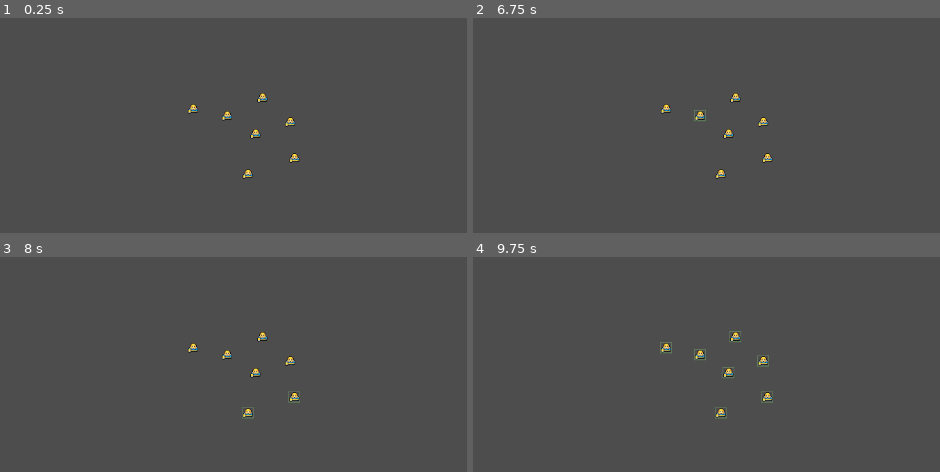
Above: before the commit, frames 1-4 (two rows, left to right).
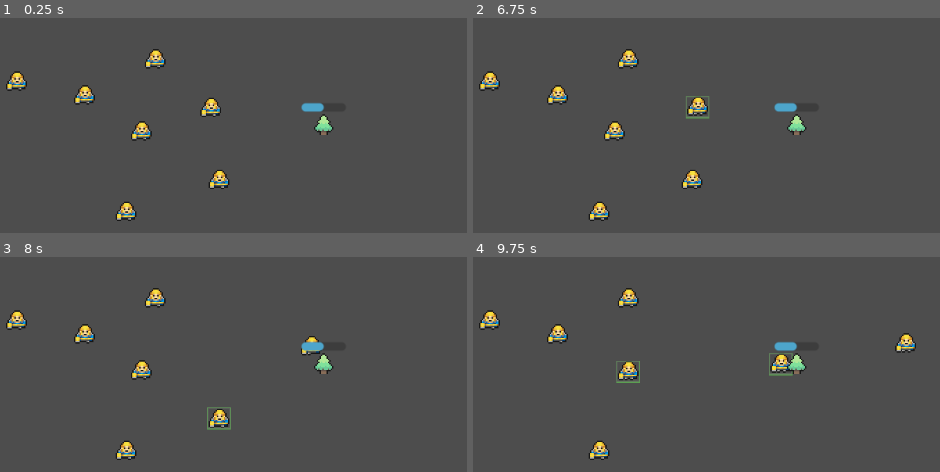
Above: after the commit, the same moments.

Repository: Nordtwig/project-kumquat
Game: Godot game, scene res://world.tscn
Two runs of this game, one before a commit and one after it. Both use one fixed random seed, a clock stepped at 60 frames per second and the inputs below.
Inputs (mouse positions are in pixels of both pictures, inside the frame that each line leads up to):
- Up to frame 1 (0.25 s): no input
- Up to frame 2 (6.75 s): tap Enter at 0.5, 5 s; drag from (729, 136) to (921, 37) at 0.52 s; drag from (762, 123) to (804, 226) at 1.27 s; move the mouse to (734, 99) at 2.02 s; hold Right mouse button (RightClick, bound only after the commit) 2.03-2.75 s; click (734, 99) at 2.17 s; tap Space at 2.75, 5.75 s; drag from (664, 110) to (603, 69) at 2.77 s; drag from (701, 116) to (883, 136) at 3.52 s; drag from (720, 174) to (720, 24) at 4.27 s; move the mouse to (767, 159) at 5.02 s; hold Right mouse button (RightClick, bound only after the commit) 5.03-5.75 s; click (767, 159) at 5.17 s; drag from (720, 24) to (683, 159) at 5.77 s; move the mouse to (outside the picture) at 6.52 s; hold Right mouse button (RightClick, bound only after the commit) from 6.53 s (still down); click (outside the picture) at 6.67 s
- Up to frame 3 (8 s): release Right mouse button (RightClick, bound only after the commit) at 7.25 s; drag from (210, 398) to (331, 465) at 7.27 s
- Up to frame 4 (9.75 s): move the mouse to (921, 276) at 8.02 s; hold Right mouse button (RightClick, bound only after the commit) 8.03-8.75 s; click (921, 276) at 8.1 s; drag from (804, 465) to (603, 308) at 8.77 s; move the mouse to (outside the picture) at 9.52 s; hold Right mouse button (RightClick, bound only after the commit) from 9.53 s (still down); click (outside the picture) at 9.67 s

The runs differ from the first frame. In frame 1, 2.8% of the frame differs, in the area x 1-72%, y 14-95%; in frame 2, 2.9%; in frame 3, 2.9%; in frame 4, 3.3%, in the area x 1-95%, y 14-95%.

Commit message:
make unit move and create tree scene

Diff:
--- a/project.godot
+++ b/project.godot
@@ -26,6 +26,11 @@
 "events": [Object(InputEventMouseButton,"resource_local_to_scene":false,"resource_name":"","device":-1,"window_id":0,"a …(256 unchanged characters)…
 ]
 }
+RightClick={
+"deadzone": 0.5,
+"events": [Object(InputEventMouseButton,"resource_local_to_scene":false,"resource_name":"","device":-1,"window_id":0,"alt_pressed":false,"shift_pressed":false,"ctrl_pressed":false,"meta_pressed":false,"button_mask":2,"position":Vector2(93, 6),"global_position":Vector2(97, 47),"factor":1.0,"button_index":2,"canceled":false,"pressed":true,"double_click":false,"script":null)
+]
+}
 
 [rendering]
 
--- /dev/null
+++ b/tree.gd
@@ -0,0 +1,14 @@
+extends StaticBody2D
+
+
+func _ready() -> void:
+	$ChopArea.body_entered.connect(on_chop_area_body_entered)
+	$ChopArea.body_exited.connect(on_chop_area_body_exited)
+
+
+func on_chop_area_body_entered(body) -> void:
+	print(body.name + " entered")
+
+
+func on_chop_area_body_exited(body) -> void:
+	print(body.name + " left")
--- /dev/null
+++ b/tree.tscn
@@ -0,0 +1,46 @@
+[gd_scene load_steps=6 format=3 uid="uid://x0jugqtqjcsa"]
+
+[ext_resource type="Texture2D" uid="uid://dyvkhmuqlf4ip" path="res://assets/MiniWorldSprites/Nature/PineTrees.png" id="1_0oh2l"]
+[ext_resource type="Script" path="res://tree.gd" id="1_dsb88"]
+
+[sub_resource type="RectangleShape2D" id="RectangleShape2D_xnog0"]
+size = Vector2(8, 3)
+
+[sub_resource type="CircleShape2D" id="CircleShape2D_ib0ra"]
+
+[sub_resource type="StyleBoxFlat" id="StyleBoxFlat_374ie"]
+bg_color = Color(0.301961, 0.647059, 0.796078, 1)
+corner_radius_top_left = 5
+corner_radius_top_right = 5
+corner_radius_bottom_right = 5
+corner_radius_bottom_left = 5
+
+[node name="Tree" type="StaticBody2D"]
+script = ExtResource("1_dsb88")
+
+[node name="PineTrees" type="Sprite2D" parent="."]
+position = Vector2(0, -8)
+texture = ExtResource("1_0oh2l")
+hframes = 3
+frame = 1
+
+[node name="CollisionShape2D" type="CollisionShape2D" parent="."]
+position = Vector2(0, -2.5)
+shape = SubResource("RectangleShape2D_xnog0")
+
+[node name="ChopArea" type="Area2D" parent="."]
+
+[node name="CollisionShape2D" type="CollisionShape2D" parent="ChopArea"]
+position = Vector2(0, -2)
+shape = SubResource("CircleShape2D_ib0ra")
+
+[node name="Timer" type="Timer" parent="."]
+
+[node name="ProgressBar" type="ProgressBar" parent="."]
+offset_left = -16.0
+offset_top = -24.0
+offset_right = 16.0
+offset_bottom = -18.0
+theme_override_styles/fill = SubResource("StyleBoxFlat_374ie")
+value = 50.0
+show_percentage = false
--- a/unit.gd
+++ b/unit.gd
@@ -3,15 +3,41 @@
 
 @export var selected: bool = false
 
+var follow_cursor: bool = false
+var speed: float = 50
 
 @onready var box = get_node("Box")
+@onready var anim = get_node("AnimationPlayer")
+@onready var target: Vector2 = position
 
 
 func _ready() -> void:
 	input_event.connect(on_unit_input_event)
 
 
+func _input(event):
+	if event.is_action_pressed("RightClick"):
+		follow_cursor = true
+	if event.is_action_released("RightClick"):
+		follow_cursor = false
+
+
+func _physics_process(delta) -> void:
+	if follow_cursor:
+		if selected:
+			target = get_global_mouse_position()
+			anim.play("walk_down")
+
+	velocity = position.direction_to(target) * speed
+
+	if position.distance_to(target) > 15:
+		move_and_slide()
+	else:
+		anim.stop()
+
+
 func set_selected(value: bool) -> void:
+	selected = value
 	box.visible = value
 
 
--- a/unit.tscn
+++ b/unit.tscn
@@ -15,7 +15,45 @@
 border_color = Color(0.337255, 0.694118, 0.282353, 1)
 border_blend = true
 
-[node name="Unit" type="CharacterBody2D"]
+[sub_resource type="Animation" id="Animation_e7hpn"]
+resource_name = "walk_down"
+length = 0.5
+loop_mode = 1
+tracks/0/type = "value"
+tracks/0/imported = false
+tracks/0/enabled = true
+tracks/0/path = NodePath("Arthax:frame")
+tracks/0/interp = 1
+tracks/0/loop_wrap = true
+tracks/0/keys = {
+"times": PackedFloat32Array(0, 0.1, 0.2, 0.3, 0.4),
+"transitions": PackedFloat32Array(1, 1, 1, 1, 1),
+"update": 1,
+"values": [0, 1, 2, 3, 4]
+}
+
+[sub_resource type="Animation" id="Animation_6q2q8"]
+length = 0.001
+tracks/0/type = "value"
+tracks/0/imported = false
+tracks/0/enabled = true
+tracks/0/path = NodePath("Arthax:frame")
+tracks/0/interp = 1
+tracks/0/loop_wrap = true
+tracks/0/keys = {
+"times": PackedFloat32Array(0),
+"transitions": PackedFloat32Array(1),
+"update": 1,
+"values": [0]
+}
+
+[sub_resource type="AnimationLibrary" id="AnimationLibrary_4yb3i"]
+_data = {
+"RESET": SubResource("Animation_6q2q8"),
+"walk_down": SubResource("Animation_e7hpn")
+}
+
+[node name="Unit" type="CharacterBody2D" groups=["units"]]
 script = ExtResource("1_6u56j")
 
 [node name="CollisionShape2D" type="CollisionShape2D" parent="."]
@@ -27,6 +65,7 @@
 texture = ExtResource("1_7xjd2")
 hframes = 5
 vframes = 8
+frame = 2
 
 [node name="Box" type="Panel" parent="."]
 visible = false
@@ -35,3 +74,8 @@
 offset_right = 8.0
 offset_bottom = 1.0
 theme_override_styles/panel = SubResource("StyleBoxFlat_qo52u")
+
+[node name="AnimationPlayer" type="AnimationPlayer" parent="."]
+libraries = {
+"": SubResource("AnimationLibrary_4yb3i")
+}
--- a/world.tscn
+++ b/world.tscn
@@ -1,8 +1,9 @@
-[gd_scene load_steps=5 format=3 uid="uid://dq2mlea3xxeg8"]
+[gd_scene load_steps=6 format=3 uid="uid://dq2mlea3xxeg8"]
 
 [ext_resource type="Script" path="res://UI/Camera.gd" id="1_4ttrc"]
 [ext_resource type="Script" path="res://world.gd" id="1_ts3lg"]
 [ext_resource type="PackedScene" uid="uid://dbt4tpe6c1pk" path="res://unit.tscn" id="2_03mtw"]
+[ext_resource type="PackedScene" uid="uid://x0jugqtqjcsa" path="res://tree.tscn" id="4_0vdcy"]
 
 [sub_resource type="StyleBoxFlat" id="StyleBoxFlat_pm86e"]
 bg_color = Color(0.337255, 0.337255, 0.337255, 0.498039)
@@ -20,32 +21,37 @@
 script = ExtResource("1_ts3lg")
 
 [node name="Camera" type="Camera2D" parent="."]
+zoom = Vector2(2, 2)
 script = ExtResource("1_4ttrc")
 
 [node name="UI" type="CanvasLayer" parent="."]
 
 [node name="Panel" type="Panel" parent="UI"]
 theme_override_styles/panel = SubResource("StyleBoxFlat_pm86e")
+metadata/_edit_use_anchors_ = true
 
 [node name="Units" type="Node2D" parent="."]
 
-[node name="Unit" parent="Units" groups=["units"] instance=ExtResource("2_03mtw")]
+[node name="Unit" parent="Units" instance=ExtResource("2_03mtw")]
 position = Vector2(-164, 3)
 
-[node name="Unit2" parent="Units" groups=["units"] instance=ExtResource("2_03mtw")]
+[node name="Unit2" parent="Units" instance=ExtResource("2_03mtw")]
 position = Vector2(-114, -14)
 
-[node name="Unit3" parent="Units" groups=["units"] instance=ExtResource("2_03mtw")]
+[node name="Unit3" parent="Units" instance=ExtResource("2_03mtw")]
 position = Vector2(-154, -49)
 
-[node name="Unit4" parent="Units" groups=["units"] instance=ExtResource("2_03mtw")]
+[node name="Unit4" parent="Units" instance=ExtResource("2_03mtw")]
 position = Vector2(-254, -33)
 
-[node name="Unit5" parent="Units" groups=["units"] instance=ExtResource("2_03mtw")]
+[node name="Unit5" parent="Units" instance=ExtResource("2_03mtw")]
 position = Vector2(-205, -23)
 
-[node name="Unit6" parent="Units" groups=["units"] instance=ExtResource("2_03mtw")]
+[node name="Unit6" parent="Units" instance=ExtResource("2_03mtw")]
 position = Vector2(-175, 61)
 
-[node name="Unit7" parent="Units" groups=["units"] instance=ExtResource("2_03mtw")]
+[node name="Unit7" parent="Units" instance=ExtResource("2_03mtw")]
 position = Vector2(-108, 38)
+
+[node name="Tree" parent="." instance=ExtResource("4_0vdcy")]
+position = Vector2(-33, 0)
Not shown: 1 places in unit.tscn that only renumber resources
